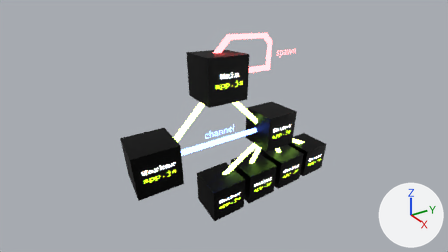
An edit to the Blender file doc/blender/threadbox.blend, drawn before and after from the same camera.
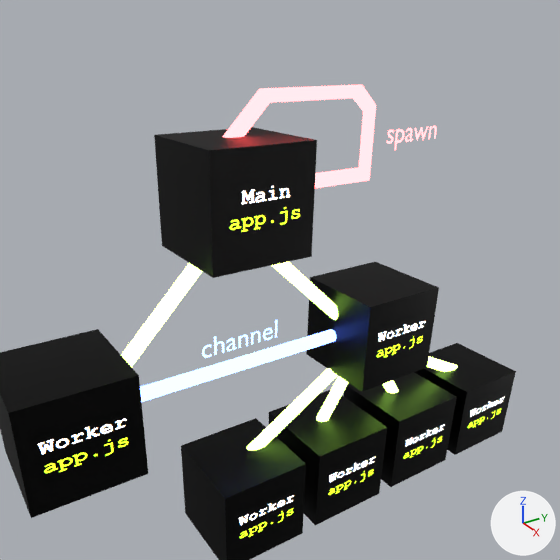
There are two pictures of each version: one from the file's camera 'Camera', one close up on the part from 28% to 77% of the width and 0% to 86% of the height. Lighting does not change. The marker at lower right points along +X, +Y and +Z.
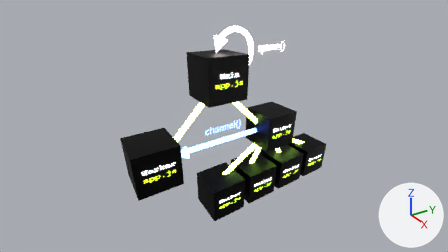
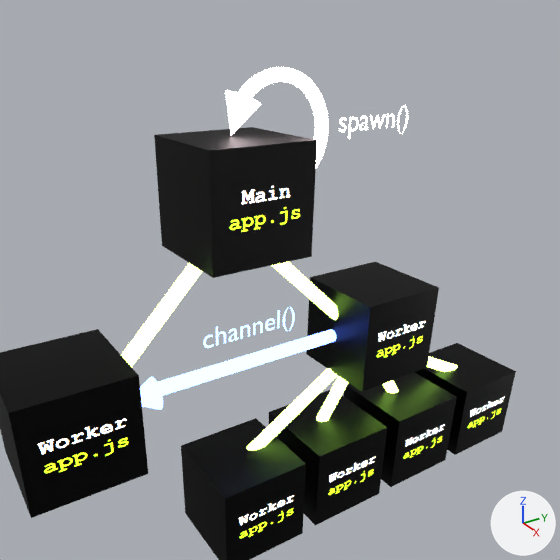
Pixel boxes (x1, y1, x2, y2) of what changed, in the close-ups (560 x 560 px):
```json
{"object": "Cylinder.006", "change": "deleted", "before": [223, 85, 376, 188]}
{"object": "Torus.001", "change": "added", "after": [238, 67, 329, 168]}
{"object": "ChannelText", "change": "text changed, moved", "before": [202, 320, 277, 358], "after": [203, 307, 295, 348]}
{"object": "Cone", "change": "added", "after": [225, 90, 261, 135]}
{"object": "SpawnText", "change": "recoloured, text changed, moved", "before": [387, 126, 437, 150], "after": [339, 105, 408, 139]}
{"object": "Cone.001", "change": "added", "after": [140, 377, 163, 410]}
```

Edits to the scene script, one JSON object a line:
```json
{"op": "set", "path": "mat_spawnmaterial.base_color", "old": "(1.0, 0.0831, 0.0875)", "new": "(1.0, 0.828, 0.879)", "note": "red #ff5153 -> white #ffebf1"}
{"op": "add", "block": "me_cone_001", "code": ["me_cone_001 = bpy.data.meshes.new('Cone.001')", "me_cone_001.from_pydata(...)  # a 32-sided cone pointing to +z spanning x -1.0..1.0, y -1.0..1.0, z -1.0..1.0", "me_cone_001.materials.append(mat_channelmaterial)  # blue #5779ff"]}
{"op": "add", "block": "me_cone", "code": ["me_cone = bpy.data.meshes.new('Cone')", "me_cone.from_pydata(...)  # a 32-sided cone pointing to +z spanning x -1.0..1.0, y -1.0..1.0, z -1.0..1.0", "me_cone.materials.append(mat_spawnmaterial)  # white #ffebf1"]}
{"op": "add", "block": "me_torus_001", "code": ["me_torus_001 = bpy.data.meshes.new('Torus.001')", "me_torus_001.from_pydata(...)  # 672 vertices, 656 faces; spans x -1.29..1.29, y -1.28..1.29, z -0.14..0.14", "me_torus_001.materials.append(mat_spawnmaterial)  # white #ffebf1"]}
{"op": "set", "path": "txt_text_001.body", "old": "'channel'", "new": "'channel()'"}
{"op": "set", "path": "txt_text.body", "old": "'spawn'", "new": "'spawn()'"}
{"op": "remove", "block": "ob_cylinder_006", "code": ["ob_cylinder_006 = bpy.data.objects.new('Cylinder.006', me_cylinder_006)", "ob_cylinder_006.location = (-0.1, 4.47, 5.08)", "ob_cylinder_006.rotation_euler = (1.575, 0.0, 0.0)  # degrees (90, 0, 0)", "ob_cylinder_006.scale = (0.142, 0.142, 2.18)"]}
{"op": "set", "path": "ob_channeltext.location", "old": "(0.12, 1.62, 2.05)", "new": "(0.2, 1.62, 2.3)"}
{"op": "set", "path": "ob_spawntext.location", "old": "(0.03, 5.97, 5.64)", "new": "(0.03, 4.72, 5.95)"}
{"op": "add", "block": "ob_cone_001", "code": ["ob_cone_001 = bpy.data.objects.new('Cone.001', me_cone_001)", "ob_cone_001.location = (0.03, 0.38, 1.56)", "ob_cone_001.rotation_euler = (1.577, 0.0, 0.0)  # degrees (90, 0, 0)", "ob_cone_001.scale = (0.323, 0.323, 0.323)"]}
{"op": "add", "block": "ob_cone", "code": ["ob_cone = bpy.data.objects.new('Cone', me_cone)", "ob_cone.location = (-0.09, 2.6, 6.33)", "ob_cone.rotation_euler = (2.742, 0.0, 0.0)  # degrees (157, 0, 0)", "ob_cone.scale = (0.323, 0.323, 0.323)"]}
{"op": "add", "block": "ob_torus_001", "code": ["ob_torus_001 = bpy.data.objects.new('Torus.001', me_torus_001)", "ob_torus_001.location = (-0.09, 3.46, 6.0)", "ob_torus_001.rotation_euler = (0.0, 1.571, 0.0)  # degrees (0, 90, 0)", "ob_torus_001.scale = (0.84, 0.84, 1.0)"]}
```
